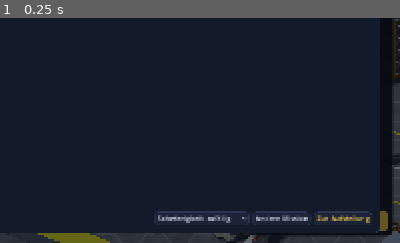
Above: before the commit, frame 1.
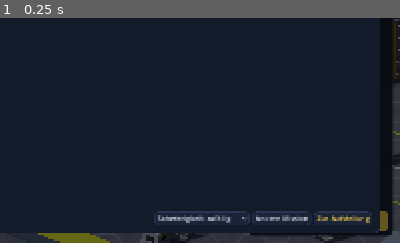
Above: after the commit, the same moment.

Repository: guenterpayer-sketch/past_the_Frontire
Game: Godot game, scene res://main.tscn
Two runs of this game, one before a commit and one after it. Both use one fixed random seed, a clock stepped at 60 frames per second and the inputs below. This scene is started directly instead of the project's main scene.
Inputs:
- Up to frame 1 (0.25 s): no input
The pictures show only the part of the screen within x 50-100%, y 50-100%; the shares and areas given below are measured in that part.

The runs differ from the first frame. In frame 1, 0.9% of the frame differs, in the area x 35-100%, y 90-100%.

Commit message:
Hallen: Gegenstände insgesamt rund −40 % (Kleinzeug, Container, Hochregale)
Co-Authored-By: Claude Opus 5.5 <noreply@anthropic.com>
Claude-Session: https://claude.ai/code/session_01EmaLtJTtKdTkyowx6LL7sB

Diff:
--- a/godot/core/map_generator.gd
+++ b/godot/core/map_generator.gd
@@ -146,7 +146,7 @@
 
 ## 2. Hochregale: parallele Reihen mit Gängen, je eine Leiter am Ende
 func _build_shelves(cols: int, rows: int) -> void:
-	var count: int = {"klein": 1, "mittel": 2 if rng.randf() < 0.5 else 1, "gross": 3}[size.id]
+	var count: int = {"klein": 1, "mittel": 1, "gross": 3 if rng.randf() < 0.5 else 2}[size.id]
 	var left_half := rng.randf() < 0.5
 	var sx0: int = 6 if left_half else cols / 2 + 1
 	var sx1: int = cols / 2 - 1 if left_half else cols - 7
@@ -183,7 +183,7 @@
 
 ## 3. Container (3 Felder lang, 1–2 breit), teils doppelt gestapelt; Aufstieg über Leiter oder Kiste
 func _build_containers(cols: int, rows: int) -> void:
-	var count: int = {"klein": 2 if rng.randf() < 0.5 else 1, "mittel": 3, "gross": 5}[size.id]
+	var count: int = {"klein": 1, "mittel": 3 if rng.randf() < 0.5 else 2, "gross": 4}[size.id]
 	var placed := 0
 	var tries := 0
 	while placed < count and tries < 200:
@@ -218,8 +218,8 @@
 
 
 ## 4. Kleinzeug: Kistenstapel, Fässer, Betonbarrieren (eher quer zur Schussrichtung), Säulen.
-## SCATTER_DENSITY regelt die Menge (1.0 = so voll wie in der ersten Fassung; 0.5 → 0.375 am 15.10.2026).
-const SCATTER_DENSITY := 0.375
+## SCATTER_DENSITY regelt die Menge (1.0 = so voll wie in der ersten Fassung; 0.5 → 0.3 am 15.10.2026, Spieltest: rund −40 %).
+const SCATTER_DENSITY := 0.3
 
 func _build_scatter(cols: int, rows: int) -> void:
 	var area := cols * rows * SCATTER_DENSITY
Not shown, changed: docs/module/bodenkampf.md
